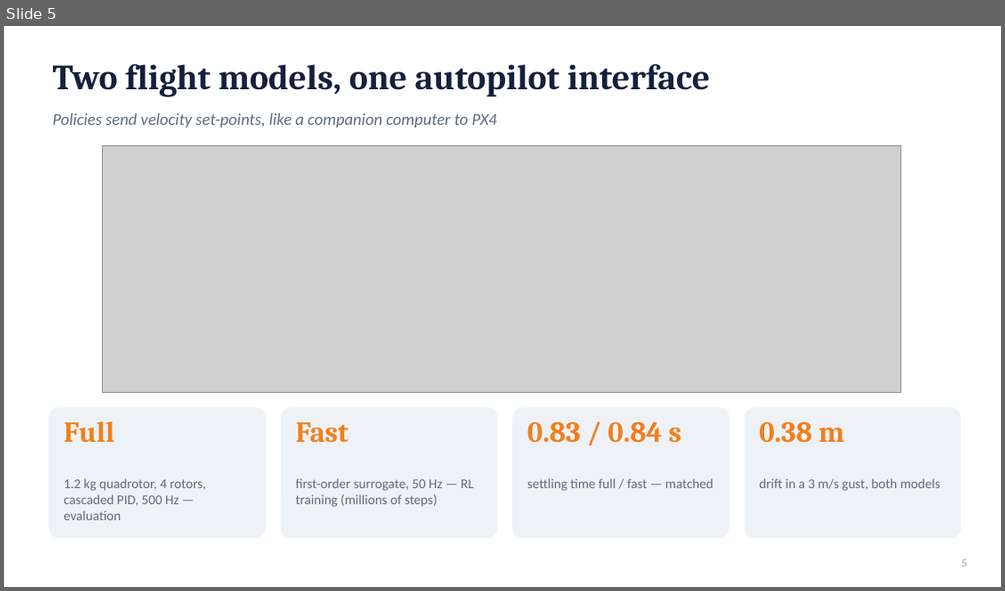
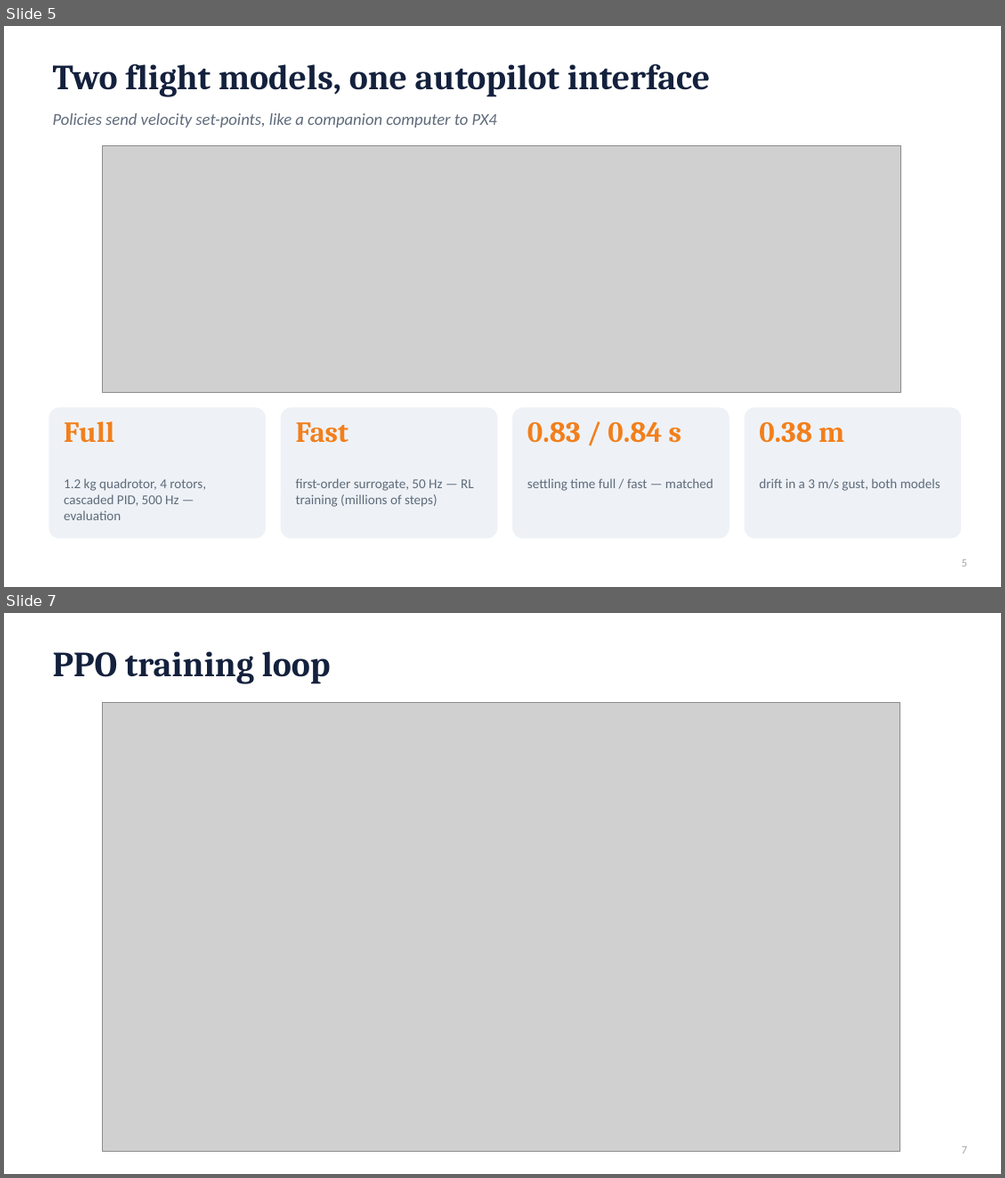
Before and after one commit to cosmosapien200/communication-drone-relay-sim, a slide deck: Report/Communication_Drone_Presentation.pptx. Shown one above the other, each under a label of ours: slide 5 before the commit, slides 5 and 7 after it; the slides between them are not shown. The pictures are 1005x591 and 1005x1178 pixels, drawn with LibreOffice and Linux fonts; fonts in the diff are those of the drawing; grey boxes stand for pictures. Boxes give left, top, right and bottom in pixels: in the first picture for what was removed or moved away, otherwise in the second. Text is boxed around its words. In the diff, an @@ line names an element or a change of style, - is before the commit and + after.

```diff
--- a/Report/Communication_Drone_Presentation.pptx
+++ b/Report/Communication_Drone_Presentation.pptx
@@ slide 7 added at <box>4,613,1001,1174</box>, background #FFFFFF @@
@@ text added at <box>53,651,331,684</box>, 34 pt, text #14213D, bold @@
+PPO training loop
@@ picture added at <box>103,703,900,1151</box> @@
@@ text added at <box>962,1146,967,1153</box>, 11 pt, text #A6A6A6 @@
+7
```
Also in this commit, not shown: 8 slides changed, 1 other slide added, 30 other files.
